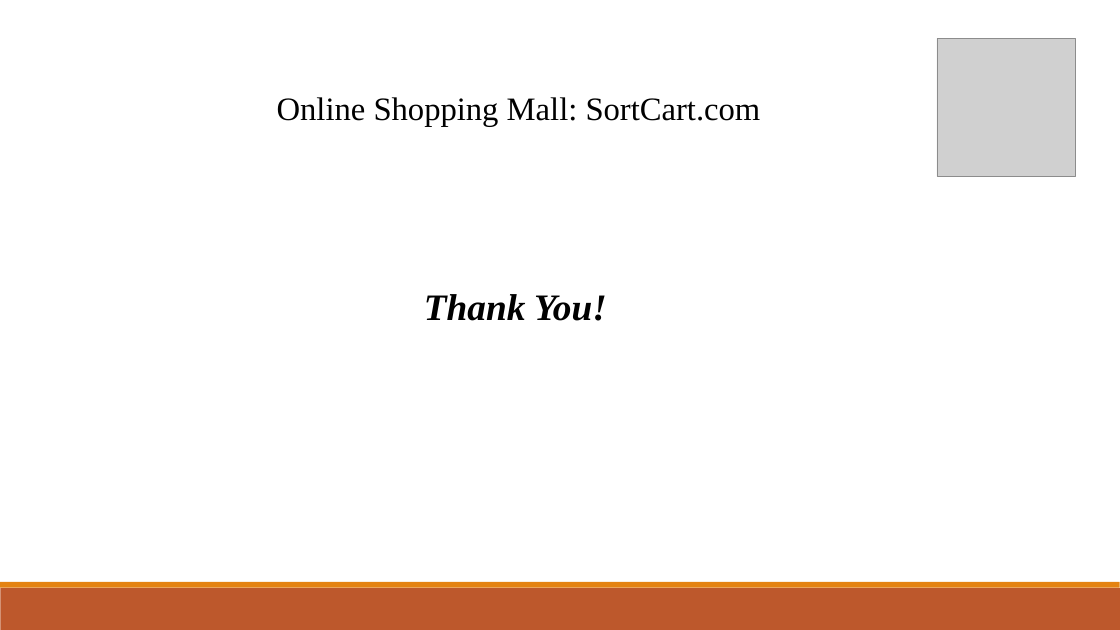
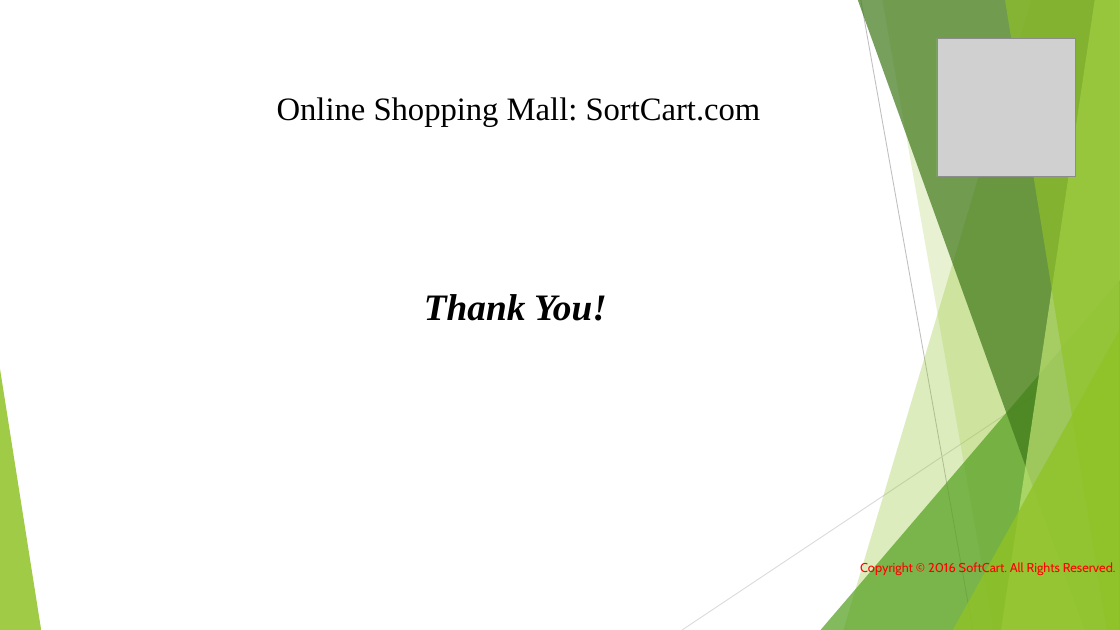
Before and after one commit to pratik8989s/d-day, a slide deck: slide 5 of 1.3/PPT.pptx. Drawn at 1120x630 pixels with LibreOffice and Linux fonts; fonts in the diff are those of the drawing; grey boxes stand for pictures. Boxes give left, top, right and bottom in pixels: in the first picture for what was removed or moved away, otherwise in the second. Text is boxed around its words. In the diff, an @@ line names an element or a change of style, - is before the commit and + after.

```diff
--- a/1.3/PPT.pptx
+++ b/1.3/PPT.pptx
@@ group added at (x1=0, y1=0, x2=1120, y2=630): 5 freeform shapes, 3 triangles, 2 lines @@
@@ text added at (x1=860, y1=562, x2=1116, y2=577), 11 pt, text #FF0000 @@
+Copyright © 2016 SoftCart. All Rights Reserved.
@@ rectangle removed at (x1=0, y1=588, x2=1120, y2=630) @@
@@ rectangle removed at (x1=0, y1=582, x2=1120, y2=588) @@
```
Also in this commit, not shown: 4 other slides changed, 6 other files.
